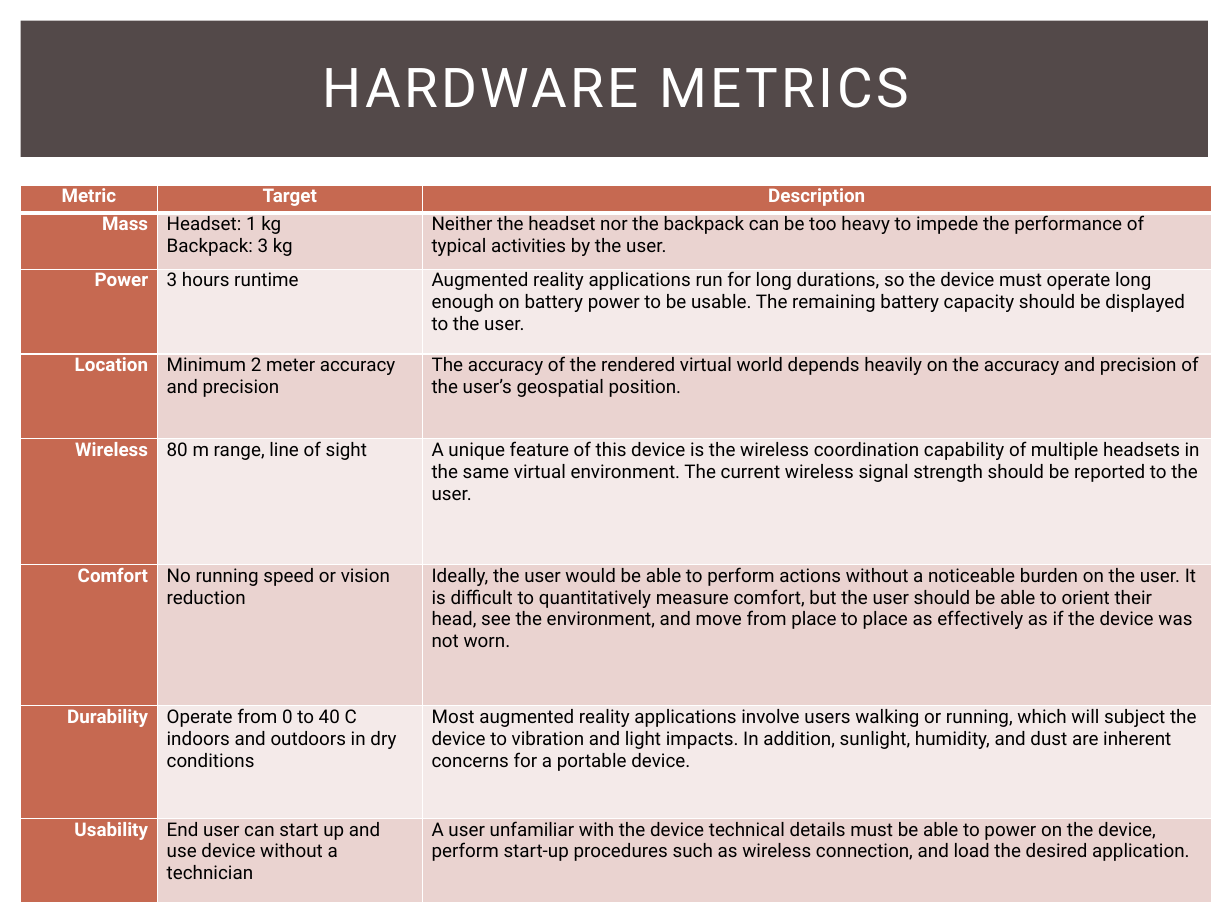
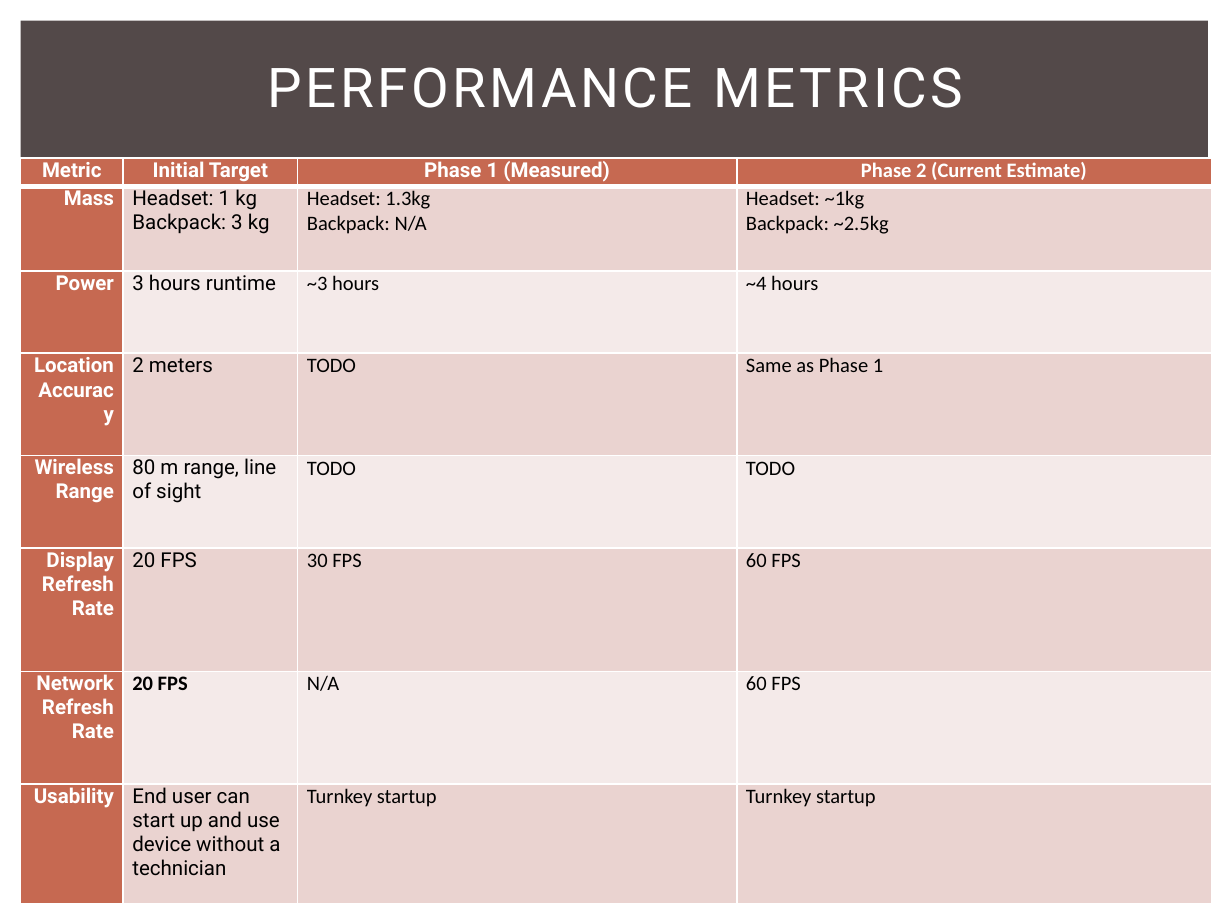
Before and after one commit to snowpuppy/augreality, a slide deck: slide 10 of doc/AugRealityMidReview.pptx. Drawn at 1232x924 pixels with LibreOffice and Linux fonts; fonts in the diff are those of the drawing. Boxes give left, top, right and bottom in pixels: in the first picture for what was removed or moved away, otherwise in the second. Text is boxed around its words. In the diff, an @@ line names an element or a change of style, - is before the commit and + after.

```diff
--- a/doc/AugRealityMidReview.pptx
+++ b/doc/AugRealityMidReview.pptx
@@ title at [268,67,962,108]: text changed @@
-HARDWARE METRICS
+PERFORMANCE METRICS
@@ table at [21,158,1211,903] @@
-column 1: Metric | Mass | Power | Location | Wireless | Comfort | Durability | Usability
-column 2: Target | Headset: 1 kg / Backpack: 3 kg | 3 hours runtime | Minimum 2 meter accuracy and precision | 80 m range, line of sight | No running speed or vision reduction | Operate from 0 to 40 C indoors and outdoors in dry conditions | End user can start up and use device without a technician
-column 3: Description | Neither the headset nor the backpack can be too heavy to impede the performance of typical activities by the user. | Augmented reality applications run for long durations, so the device must operate long enough on battery power to be usable. The remaining battery capacity should be displayed to the user. | The accuracy of the rendered virtual world depends heavily on the accuracy and precision of the user’s geospatial position. | A unique feature of this device is the wireless coordination capability of multiple headsets in the same virtual environment. The current wireless signal strength should be reported to the user. | Ideally, the user would be able to perform actions without a noticeable burden on the user. It is difficult to quantitatively measure comfort, but the user should be able to orient their head, see the environment, and move from place to place as effectively as if the device was not worn. | Most augmented reality applications involve users walking or running, which will subject the device to vibration and light impacts. In addition, sunlight, humidity, and dust are inherent concerns for a portable device. | A user unfamiliar with the device technical details must be able to power on the device, perform start-up procedures such as wireless connection, and load the desired application.
+column 1: Metric | Mass | Power | Location Accuracy | Wireless Range | Display Refresh / Rate | Network Refresh Rate | Usability
+column 2: Initial Target | Headset: 1 kg / Backpack: 3 kg | 3 hours runtime | 2 meters | 80 m range, line of sight | 20 FPS | 20 FPS | End user can start up and use device without a technician
+column 3: Phase 1 (Measured) | Headset: 1.3kg / Backpack: N/A | ~3 hours | TODO | TODO | 30 FPS | N/A | Turnkey startup
+column 4: Phase 2 (Current Estimate) | Headset: ~1kg / Backpack: ~2.5kg | ~4 hours | Same as Phase 1 | TODO | 60 FPS | 60 FPS | Turnkey startup
@@ table: place and size @@
-table at [21,185,1211,903]
+table at [21,158,1211,903]
```
Also in this commit, not shown: 1 other slide changed, 1 slide removed.
